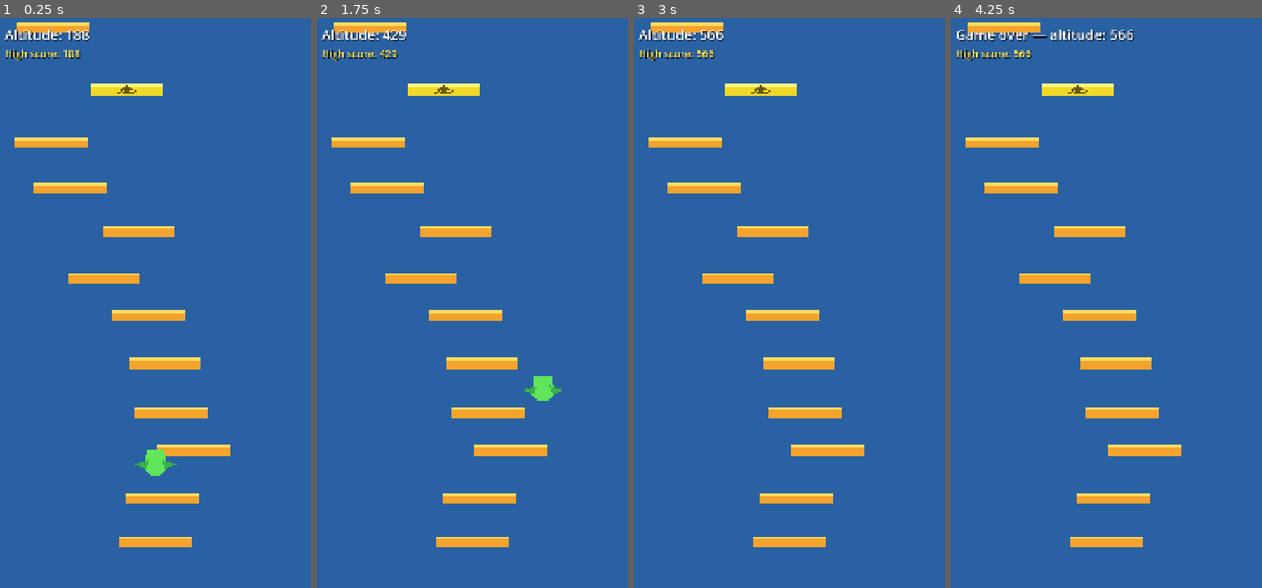
Above: before the commit, frames 1-4 (left to right).
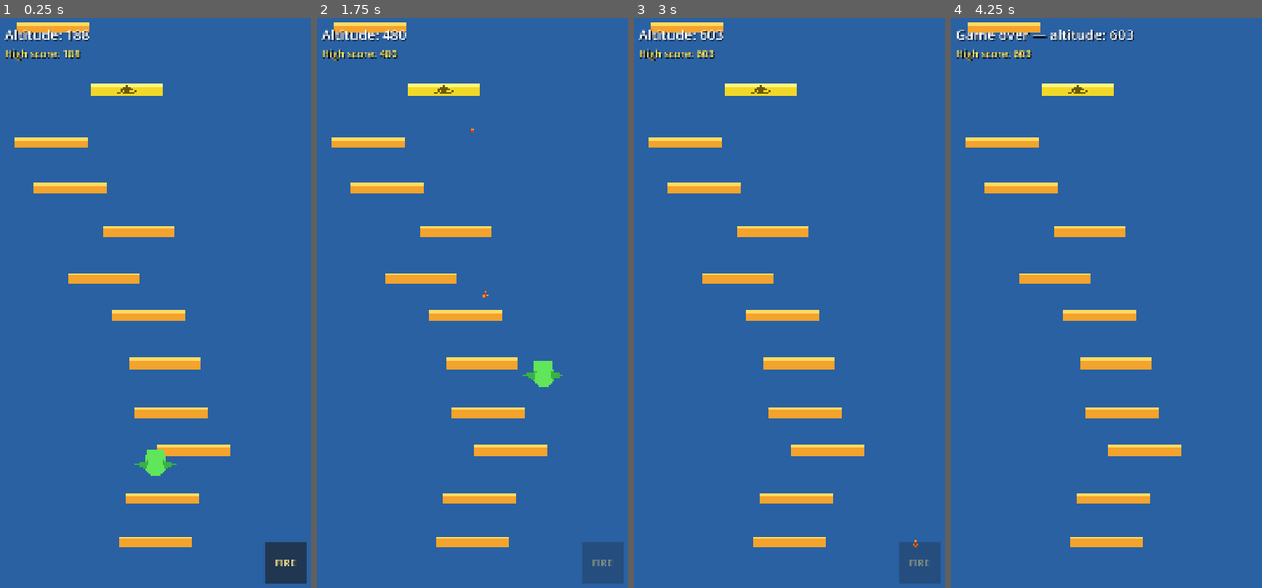
Above: after the commit, the same moments.

Repository: bugrackm/Dragon-Jump
Game: Godot game, scene res://scenes/Main.tscn
Same seed, same stepped clock (60 frames per second), same inputs: the game is played once before the commit and once after it.
Inputs (mouse positions are in pixels of both pictures, inside the frame that each line leads up to):
- Up to frame 1 (0.25 s): no input
- Up to frame 2 (1.75 s): click (603, 565) at 0.5 s, where only the run after the commit has a clickable "FIRE"; tap Enter at 1.25 s; move the mouse to (544, 274) at 1.27 s; hold Right (ui_right) from 1.28 s (still down); tap F at 1.35 s; click (544, 274) at 1.42 s; tap Space at 1.52, 1.55 s
- Up to frame 3 (3 s): tap Space at 1.82 s; release Right (ui_right) at 2 s; drag from (724, 331) to (773, 422) at 2.02 s; move the mouse to (823, 177) at 2.77 s; hold Right (ui_right) from 2.78 s (still down); tap F at 2.85 s; click (823, 177) at 2.92 s
- Up to frame 4 (4.25 s): tap Space at 3.05, 3.5 s; release Right (ui_right) at 3.5 s; drag from (1090, 422) to (1006, 217) at 3.52 s

The runs differ from the first frame. In frame 1, 1.0% of the frame differs, in the area x 85-99%, y 91-100%; in frame 2, 1.5%, in the area x 21-99%, y 2-100%; in frame 3, 1.1%; in frame 4, 0.1%.

Commit message:
feat: M2c dragon abilities + input — touch state machine, double jump, glide, fire breath
- InputController: 6-state touch FSM (tap/double-tap/hold/glide), tilt with dead-zone+smoothing, keyboard fallback
- AbilityController: fire cooldown (0.5s), projectile spawn+cleanup
- FireProjectile: upward Area2D, TTL 3s, camera-top cleanup, enemy destruction
- FireButton: floating button with exclusive touch capture, cooldown dimming
- Player: refactored to use InputController/AbilityController, double jump (1s cooldown), glide (25% gravity when descending)
- HUD: fire button visibility + cooldown state
- EnemyManager: destroy_enemy() for fire projectile integration
- .gitignore: exclude Godot .uid files

Manual playtest: PASS — all abilities working, no errors
Branch: feature/m2c-abilities-input

Diff:
--- /dev/null
+++ b/scenes/FireProjectile.tscn
@@ -0,0 +1,24 @@
+[gd_scene load_steps=3 format=3]
+
+[ext_resource type="Script" path="res://scripts/FireProjectile.gd" id="1_projectile"]
+
+[sub_resource type="RectangleShape2D" id="RectangleShape2D_projectile"]
+size = Vector2(14, 14)
+
+[node name="FireProjectile" type="Area2D"]
+collision_layer = 16
+collision_mask = 4
+monitoring = true
+monitorable = true
+script = ExtResource("1_projectile")
+
+[node name="Flame" type="Polygon2D" parent="."]
+polygon = PackedVector2Array(0, -12, 8, 5, 0, 12, -8, 5)
+color = Color(1, 0.6, 0.15, 1)
+
+[node name="Core" type="Polygon2D" parent="."]
+polygon = PackedVector2Array(0, -7, 4, 4, 0, 8, -4, 4)
+color = Color(1, 0.2, 0.08, 1)
+
+[node name="CollisionShape2D" type="CollisionShape2D" parent="."]
+shape = SubResource("RectangleShape2D_projectile")
--- a/scenes/HUD.tscn
+++ b/scenes/HUD.tscn
@@ -1,6 +1,7 @@
-[gd_scene load_steps=2 format=3]
+[gd_scene load_steps=3 format=3]
 
 [ext_resource type="Script" path="res://scripts/HUD.gd" id="1_hud"]
+[ext_resource type="Script" path="res://scripts/FireButton.gd" id="2_fire_button"]
 
 [node name="HUD" type="CanvasLayer"]
 script = ExtResource("1_hud")
@@ -34,3 +35,25 @@
 theme_override_constants/shadow_offset_y = 3
 theme_override_font_sizes/font_size = 34
 text = "High score: 0"
+
+[node name="FireButton" type="Button" parent="."]
+visible = false
+anchors_preset = 3
+anchor_left = 1.0
+anchor_top = 1.0
+anchor_right = 1.0
+anchor_bottom = 1.0
+offset_left = -180.0
+offset_top = -180.0
+offset_right = -40.0
+offset_bottom = -40.0
+grow_horizontal = 0
+grow_vertical = 0
+mouse_filter = 0
+focus_mode = 0
+theme_override_colors/font_color = Color(1, 0.9, 0.55, 1)
+theme_override_colors/font_pressed_color = Color(1, 0.72, 0.2, 1)
+theme_override_colors/font_hover_color = Color(1, 0.9, 0.55, 1)
+theme_override_font_sizes/font_size = 34
+text = "FIRE"
+script = ExtResource("2_fire_button")
--- a/scenes/Player.tscn
+++ b/scenes/Player.tscn
@@ -1,6 +1,8 @@
-[gd_scene load_steps=3 format=3]
+[gd_scene load_steps=5 format=3]
 
 [ext_resource type="Script" path="res://scripts/Player.gd" id="1_player"]
+[ext_resource type="Script" path="res://scripts/InputController.gd" id="2_input"]
+[ext_resource type="Script" path="res://scripts/AbilityController.gd" id="3_ability"]
 
 [sub_resource type="CapsuleShape2D" id="CapsuleShape2D_player"]
 radius = 34.0
@@ -26,3 +28,9 @@
 
 [node name="CollisionShape2D" type="CollisionShape2D" parent="."]
 shape = SubResource("CapsuleShape2D_player")
+
+[node name="InputController" type="Node" parent="."]
+script = ExtResource("2_input")
+
+[node name="AbilityController" type="Node" parent="."]
+script = ExtResource("3_ability")
--- /dev/null
+++ b/scripts/AbilityController.gd
@@ -0,0 +1,90 @@
+extends Node
+
+## Owns fire cooldown, projectile spawning, and cleanup.
+
+signal cooldown_changed(is_on_cooldown: bool)
+
+const FIRE_COOLDOWN_SECONDS := 0.5
+const FIRE_PROJECTILE_SCENE := preload("res://scenes/FireProjectile.tscn")
+const PROJECTILE_SPAWN_OFFSET := Vector2(0.0, -58.0)
+
+@onready var _player := get_parent() as CharacterBody2D
+@onready var _input_controller := get_node("../InputController")
+
+var _world: Node2D
+var _enemy_manager: Node
+var _camera: Camera2D
+var _cooldown_left := 0.0
+var _active := false
+var _projectiles: Array[Area2D] = []
+
+
+func initialize(
+		world: Node2D,
+		enemy_manager: Node,
+		camera: Camera2D
+	) -> void:
+	_world = world
+	_enemy_manager = enemy_manager
+	_camera = camera
+
+
+func _process(delta: float) -> void:
+	_prune_projectiles()
+	if not _active:
+		return
+
+	if _cooldown_left > 0.0:
+		_cooldown_left = maxf(0.0, _cooldown_left - delta)
+		if is_zero_approx(_cooldown_left):
+			cooldown_changed.emit(false)
+
+	if _input_controller.call("consume_fire_request"):
+		request_fire()
+
+
+func request_fire() -> void:
+	if (
+		not _active
+		or _cooldown_left > 0.0
+		or _world == null
+	):
+		return
+
+	_cooldown_left = FIRE_COOLDOWN_SECONDS
+	cooldown_changed.emit(true)
+	_spawn_projectile()
+
+
+func set_active(is_active: bool) -> void:
+	_active = is_active
+	if _active:
+		return
+
+	_cooldown_left = 0.0
+	cooldown_changed.emit(false)
+	for projectile in _projectiles:
+		if is_instance_valid(projectile) and not projectile.is_queued_for_deletion():
+			projectile.call("set_active", false)
+			projectile.queue_free()
+	_projectiles.clear()
+
+
+func is_on_cooldown() -> bool:
+	return _cooldown_left > 0.0
+
+
+func _spawn_projectile() -> void:
+	var projectile := FIRE_PROJECTILE_SCENE.instantiate() as Area2D
+	_world.add_child(projectile)
+	projectile.global_position = _player.global_position + PROJECTILE_SPAWN_OFFSET
+	projectile.call("initialize", _enemy_manager, _camera)
+	_projectiles.append(projectile)
+
+
+func _prune_projectiles() -> void:
+	var survivors: Array[Area2D] = []
+	for projectile in _projectiles:
+		if is_instance_valid(projectile) and not projectile.is_queued_for_deletion():
+			survivors.append(projectile)
+	_projectiles = survivors
--- /dev/null
+++ b/scripts/FireButton.gd
@@ -0,0 +1,30 @@
+extends Button
+
+## Floating fire button with exclusive touch capture.
+
+signal fire_requested
+
+var _fire_enabled := true
+
+
+func _gui_input(event: InputEvent) -> void:
+	accept_event()
+	if not _fire_enabled:
+		return
+
+	if event is InputEventScreenTouch:
+		if (event as InputEventScreenTouch).pressed:
+			fire_requested.emit()
+	elif event is InputEventMouseButton:
+		var mouse_event := event as InputEventMouseButton
+		if (
+			mouse_event.device != InputEvent.DEVICE_ID_EMULATION
+			and mouse_event.button_index == MOUSE_BUTTON_LEFT
+			and mouse_event.pressed
+		):
+			fire_requested.emit()
+
+
+func set_state(enabled: bool) -> void:
+	_fire_enabled = enabled
+	self_modulate = Color(1.0, 1.0, 1.0, 1.0 if _fire_enabled else 0.45)
--- /dev/null
+++ b/scripts/FireProjectile.gd
@@ -0,0 +1,60 @@
+extends Area2D
+
+## Upward fire projectile that destroys the first enemy Area2D it overlaps.
+
+const SPEED := 800.0
+const TTL_SECONDS := 3.0
+const CAMERA_TOP_MARGIN := 200.0
+
+var _enemy_manager: Node
+var _camera: Camera2D
+var _elapsed := 0.0
+var _active := true
+var _destroyed := false
+
+
+func _ready() -> void:
+	area_entered.connect(_on_area_entered)
+
+
+func initialize(enemy_manager: Node, camera: Camera2D) -> void:
+	_enemy_manager = enemy_manager
+	_camera = camera
+
+
+func _physics_process(delta: float) -> void:
+	if not _active:
+		return
+
+	global_position.y -= SPEED * delta
+	_elapsed += delta
+	if _elapsed >= TTL_SECONDS or _is_above_camera_limit():
+		_destroyed = true
+		queue_free()
+
+
+func set_active(is_active: bool) -> void:
+	_active = is_active
+	set_physics_process(_active)
+	set_deferred("monitoring", _active)
+
+
+func _on_area_entered(other_area: Area2D) -> void:
+	if (
+		_destroyed
+		or not _active
+		or not other_area.has_meta("enemy_type")
+		or _enemy_manager == null
+	):
+		return
+
+	_destroyed = true
+	_enemy_manager.call("destroy_enemy", other_area)
+	queue_free()
+
+
+func _is_above_camera_limit() -> bool:
+	if _camera == null or not is_instance_valid(_camera):
+		return false
+	var camera_top := _camera.global_position.y - get_viewport_rect().size.y * 0.5
+	return global_position.y < camera_top - CAMERA_TOP_MARGIN
--- a/scripts/HUD.gd
+++ b/scripts/HUD.gd
@@ -2,8 +2,18 @@
 
 ## Keeps screen-space labels independent from the scrolling world camera.
 
+signal fire_requested
+
 @onready var score_label: Label = $MarginContainer/Rows/ScoreLabel
 @onready var high_score_label: Label = $MarginContainer/Rows/HighScoreLabel
+@onready var fire_button: Button = $FireButton
+
+var _fire_on_cooldown := false
+
+
+func _ready() -> void:
+	fire_button.connect("fire_requested", _on_fire_button_fire_requested)
+	_update_fire_button()
 
 
 func set_score(value: int) -> void:
@@ -14,5 +24,27 @@
 	high_score_label.text = "High score: %d" % value
 
 
+func set_fire_cooldown(on_cooldown: bool) -> void:
+	_fire_on_cooldown = on_cooldown
+	_update_fire_button()
+
+
+func show_playing() -> void:
+	fire_button.visible = true
+	if is_instance_valid(fire_button):
+		_update_fire_button()
+
+
 func show_game_over(final_score: int) -> void:
 	score_label.text = "Game over — altitude: %d" % final_score
+	fire_button.visible = false
+
+
+func _update_fire_button() -> void:
+	if fire_button != null and is_instance_valid(fire_button):
+		if fire_button.has_method("set_state"):
+			fire_button.set_state(not _fire_on_cooldown)
+
+
+func _on_fire_button_fire_requested() -> void:
+	fire_requested.emit()
--- /dev/null
+++ b/scripts/InputController.gd
@@ -0,0 +1,217 @@
+extends Node
+
+## Owns touch gestures, tilt input, and raw keyboard ability shortcuts.
+
+enum TouchState {
+	IDLE,
+	FIRST_DOWN,
+	HOLDING,
+	FIRST_TAP_WINDOW,
+	SECOND_DOWN,
+	GLIDING,
+}
+
+const FIRST_TAP_MAX_SECONDS := 0.20
+const DOUBLE_TAP_WINDOW_SECONDS := 0.30
+const SECOND_HOLD_SECONDS := 0.15
+const TILT_DEAD_ZONE := 0.15
+const TILT_SMOOTHING := 0.15
+const KEYBOARD_DOUBLE_PRESS_MSEC := 300
+
+var horizontal_direction := 0.0
+var glide_active := false
+
+var _active := false
+var _screen_width := 1080.0
+var _touch_state: TouchState = TouchState.IDLE
+var _primary_touch_index := -1
+var _touch_direction := 0.0
+var _state_elapsed := 0.0
+var _tilt_output := 0.0
+var _double_jump_requested := false
+var _fire_requested := false
+var _space_is_down := false
+var _keyboard_glide_blocked := false
+var _last_space_press_msec := -KEYBOARD_DOUBLE_PRESS_MSEC
+
+
+func _ready() -> void:
+	_screen_width = get_viewport().get_visible_rect().size.x
+
+
+func _process(delta: float) -> void:
+	if not _active:
+		return
+
+	_advance_touch_state(delta)
+	_update_tilt()
+	_refresh_outputs()
+
+
+func _unhandled_input(event: InputEvent) -> void:
+	if not _active:
+		return
+
+	if event is InputEventScreenTouch:
+		_handle_screen_touch(event as InputEventScreenTouch)
+	elif event is InputEventKey:
+		_handle_key(event as InputEventKey)
+
+
+func consume_double_jump_request() -> bool:
+	var was_requested := _double_jump_requested
+	_double_jump_requested = false
+	return was_requested
+
+
+func consume_fire_request() -> bool:
+	var was_requested := _fire_requested
+	_fire_requested = false
+	return was_requested
+
+
+func set_active(is_active: bool) -> void:
+	_active = is_active
+	if _active:
+		return
+
+	_touch_state = TouchState.IDLE
+	_primary_touch_index = -1
+	_touch_direction = 0.0
+	_state_elapsed = 0.0
+	_tilt_output = 0.0
+	_double_jump_requested = false
+	_fire_requested = false
+	_space_is_down = false
+	_keyboard_glide_blocked = false
+	_last_space_press_msec = -KEYBOARD_DOUBLE_PRESS_MSEC
+	horizontal_direction = 0.0
+	glide_active = false
+
+
+func cancel_glide_on_landing() -> void:
+	if _touch_state == TouchState.GLIDING:
+		_touch_state = TouchState.HOLDING
+		_state_elapsed = 0.0
+	if _space_is_down:
+		_keyboard_glide_blocked = true
+	_refresh_outputs()
+
+
+func get_touch_state() -> TouchState:
+	return _touch_state
+
+
+func _handle_screen_touch(touch: InputEventScreenTouch) -> void:
+	if touch.pressed:
+		if _touch_state == TouchState.IDLE:
+			_begin_touch(touch, TouchState.FIRST_DOWN)
+		elif _touch_state == TouchState.FIRST_TAP_WINDOW:
+			_begin_touch(touch, TouchState.SECOND_DOWN)
+		else:
+			return
+	elif touch.index == _primary_touch_index:
+		_release_primary_touch()
+	else:
+		return
+
+	_refresh_outputs()
+	get_viewport().set_input_as_handled()
+
+
+func _handle_key(key_event: InputEventKey) -> void:
+	if key_event.echo:
+		return
+
+	var is_space := (
+		key_event.keycode == KEY_SPACE
+		or key_event.physical_keycode == KEY_SPACE
+	)
+	if is_space:
+		_space_is_down = key_event.pressed
+		if key_event.pressed:
+			_keyboard_glide_blocked = false
+			var now_msec := Time.get_ticks_msec()
+			if now_msec - _last_space_press_msec < KEYBOARD_DOUBLE_PRESS_MSEC:
+				_double_jump_requested = true
+			_last_space_press_msec = now_msec
+		else:
+			_keyboard_glide_blocked = false
+		_refresh_outputs()
+		get_viewport().set_input_as_handled()
+		return
+
+	var is_fire := key_event.keycode == KEY_F or key_event.physical_keycode == KEY_F
+	if is_fire and key_event.pressed:
+		_fire_requested = true
+		get_viewport().set_input_as_handled()
+
+
+func _begin_touch(touch: InputEventScreenTouch, next_state: TouchState) -> void:
+	_primary_touch_index = touch.index
+	_touch_direction = -1.0 if touch.position.x < _screen_width * 0.5 else 1.0
+	_touch_state = next_state
+	_state_elapsed = 0.0
+
+
+func _release_primary_touch() -> void:
+	match _touch_state:
+		TouchState.FIRST_DOWN:
+			if _state_elapsed <= FIRST_TAP_MAX_SECONDS:
+				_touch_state = TouchState.FIRST_TAP_WINDOW
+			else:
+				_reset_touch()
+		TouchState.HOLDING:
+			_reset_touch()
+		TouchState.SECOND_DOWN:
+			if _state_elapsed < SECOND_HOLD_SECONDS:
+				_double_jump_requested = true
+			_reset_touch()
+		TouchState.GLIDING:
+			_reset_touch()
+		_:
+			_reset_touch()
+
+	if _touch_state == TouchState.FIRST_TAP_WINDOW:
+		_primary_touch_index = -1
+		_state_elapsed = 0.0
+
+
+func _advance_touch_state(delta: float) -> void:
+	_state_elapsed += delta
+	match _touch_state:
+		TouchState.FIRST_DOWN:
+			if _state_elapsed > FIRST_TAP_MAX_SECONDS:
+				_touch_state = TouchState.HOLDING
+				_state_elapsed = 0.0
+		TouchState.FIRST_TAP_WINDOW:
+			if _state_elapsed >= DOUBLE_TAP_WINDOW_SECONDS:
+				_reset_touch()
+		TouchState.SECOND_DOWN:
+			if _state_elapsed >= SECOND_HOLD_SECONDS:
+				_touch_state = TouchState.GLIDING
+				_state_elapsed = 0.0
+
+
+func _update_tilt() -> void:
+	var accelerometer := Input.get_accelerometer()
+	var target := 0.0
+	if accelerometer != Vector3.ZERO and absf(accelerometer.x) >= TILT_DEAD_ZONE:
+		target = clampf(accelerometer.x, -1.0, 1.0)
+	_tilt_output = lerpf(_tilt_output, target, TILT_SMOOTHING)
+
+
+func _refresh_outputs() -> void:
+	var touch_output := 0.0 if _touch_state == TouchState.IDLE else _touch_direction
+	horizontal_direction = clampf(touch_output + _tilt_output, -1.0, 1.0)
+	glide_active = (
+		_touch_state == TouchState.GLIDING
+		or (_space_is_down and not _keyboard_glide_blocked)
+	)
+
+
+func _reset_touch() -> void:
+	_touch_state = TouchState.IDLE
+	_primary_touch_index = -1
+	_touch_direction = 0.0
+	_state_elapsed = 0.0
--- a/scripts/Main.gd
+++ b/scripts/Main.gd
@@ -9,6 +9,7 @@
 @onready var platform_manager = $World/PlatformManager
 @onready var enemy_manager = $World/EnemyManager
 @onready var player = $World/Player
+@onready var world: Node2D = $World
 @onready var camera: Camera2D = $World/Camera2D
 @onready var hud = $HUD
 
@@ -19,8 +20,11 @@
 	run_session.score_changed.connect(_on_score_changed)
 	run_session.game_over.connect(_on_game_over)
 	profile_store.high_score_changed.connect(hud.set_high_score)
+	hud.fire_requested.connect(player.request_fire)
+	player.ability_controller.cooldown_changed.connect(hud.set_fire_cooldown)
 
 	_highest_camera_y = camera.position.y
+	player.initialize_abilities(world, enemy_manager, camera)
 	run_session.start_new_run(run_seed, player.global_position.y)
 	enemy_manager.initialize(run_session, platform_manager, player)
 	platform_manager.initialize(
@@ -32,6 +36,7 @@
 	)
 	hud.set_score(0)
 	hud.set_high_score(profile_store.high_score)
+	hud.show_playing()
 	player.start_movement()
 
 
--- a/scripts/Player.gd
+++ b/scripts/Player.gd
@@ -1,18 +1,19 @@
 extends CharacterBody2D
 
-## Minimal M1 dragon controller: automatic jumping and horizontal steering.
+## Dragon controller: automatic jumping, steering, double jump, and glide.
 
 const GRAVITY := 2400.0
 const JUMP_VELOCITY := -1150.0
 const MOVE_SPEED := 520.0
-const TOUCH_TAP_MOVE_SECONDS := 0.22
+const DOUBLE_JUMP_COOLDOWN := 1.0
+
+@onready var input_controller := $InputController
+@onready var ability_controller := $AbilityController
 
 var active := false
 var _screen_width := 1080.0
-var _touch_direction := 0.0
-var _touch_index := -1
-var _touch_is_down := false
-var _tap_move_time_left := 0.0
+var _can_double_jump := true
+var _double_jump_cooldown_left := 0.0
 
 
 func _ready() -> void:
@@ -24,15 +25,29 @@
 		velocity = Vector2.ZERO
 		return
 
-	if not _touch_is_down:
-		_tap_move_time_left = maxf(0.0, _tap_move_time_left - delta)
-		if is_zero_approx(_tap_move_time_left):
-			_touch_direction = 0.0
+	var keyboard_direction := Input.get_axis("ui_left", "ui_right")
+	var horizontal_input := clampf(
+		keyboard_direction + float(input_controller.get("horizontal_direction")),
+		-1.0,
+		1.0
+	)
+	velocity.x = horizontal_input * MOVE_SPEED
 
-	var keyboard_direction := Input.get_axis("ui_left", "ui_right")
-	var horizontal_input := clampf(keyboard_direction + _touch_direction, -1.0, 1.0)
-	velocity.x = horizontal_input * MOVE_SPEED
-	velocity.y += GRAVITY * delta
+	var on_floor_before_move := is_on_floor()
+	if on_floor_before_move:
+		_can_double_jump = true
+
+	if _double_jump_cooldown_left > 0.0:
+		_double_jump_cooldown_left = maxf(0.0, _double_jump_cooldown_left - delta)
+
+	var double_jump_requested := bool(input_controller.call("consume_double_jump_request"))
+	var is_gliding := bool(input_controller.get("glide_active")) and not on_floor_before_move and velocity.y > 0.0
+	var current_gravity := GRAVITY * 0.25 if is_gliding else GRAVITY
+	velocity.y += current_gravity * delta
+	if double_jump_requested and not on_floor_before_move and _can_double_jump and _double_jump_cooldown_left <= 0.0:
+		velocity.y = JUMP_VELOCITY
+		_can_double_jump = false
+		_double_jump_cooldown_left = DOUBLE_JUMP_COOLDOWN
 	var was_descending := velocity.y >= 0.0
 
 	move_and_slide()
@@ -40,37 +55,35 @@
 	# One-way platform contacts become floors only while the player is descending.
 	if was_descending and is_on_floor():
 		_apply_platform_landing()
+		_can_double_jump = true
+		input_controller.call("cancel_glide_on_landing")
 
 	_wrap_around_screen()
 
 
-func _unhandled_input(event: InputEvent) -> void:
-	if not active or not event is InputEventScreenTouch:
-		return
-
-	var touch := event as InputEventScreenTouch
-	if touch.pressed and _touch_index == -1:
-		_touch_index = touch.index
-		_touch_is_down = true
-		_touch_direction = -1.0 if touch.position.x < _screen_width * 0.5 else 1.0
-		_tap_move_time_left = TOUCH_TAP_MOVE_SECONDS
-		get_viewport().set_input_as_handled()
-	elif not touch.pressed and touch.index == _touch_index:
-		_touch_index = -1
-		_touch_is_down = false
-		get_viewport().set_input_as_handled()
-
-
 func start_movement() -> void:
 	active = true
+	_can_double_jump = true
+	input_controller.call("set_active", true)
+	ability_controller.call("set_active", true)
 
 
 func stop_movement() -> void:
 	active = false
-	_touch_index = -1
-	_touch_is_down = false
-	_touch_direction = 0.0
-	_tap_move_time_left = 0.0
+	input_controller.call("set_active", false)
+	ability_controller.call("set_active", false)
+
+
+func initialize_abilities(
+		world: Node2D,
+		enemy_manager: Node,
+		camera: Camera2D
+	) -> void:
+	ability_controller.call("initialize", world, enemy_manager, camera)
+
+
+func request_fire() -> void:
+	ability_controller.call("request_fire")
 
 
 func get_jump_height() -> float:
--- a/scripts/enemies/EnemyManager.gd
+++ b/scripts/enemies/EnemyManager.gd
@@ -95,6 +95,12 @@
 	return _enemies.size()
 
 
+func destroy_enemy(enemy: Area2D) -> void:
+	if is_instance_valid(enemy):
+		_enemies.erase(enemy)
+		enemy.queue_free()
+
+
 func _on_platform_spawned(
 		platform: Node2D,
 		spawn_index: int,
Not shown, changed: .gitignore
